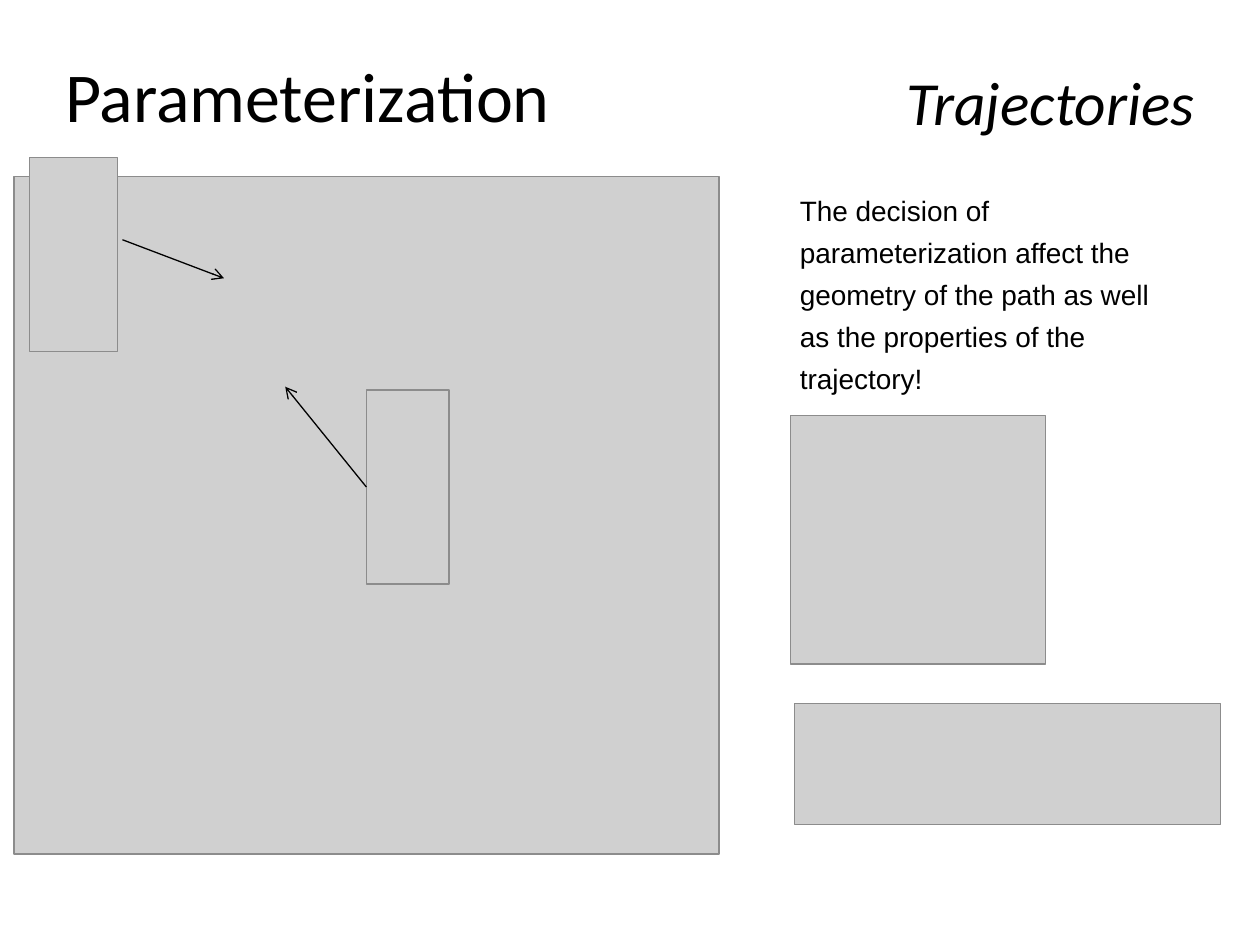
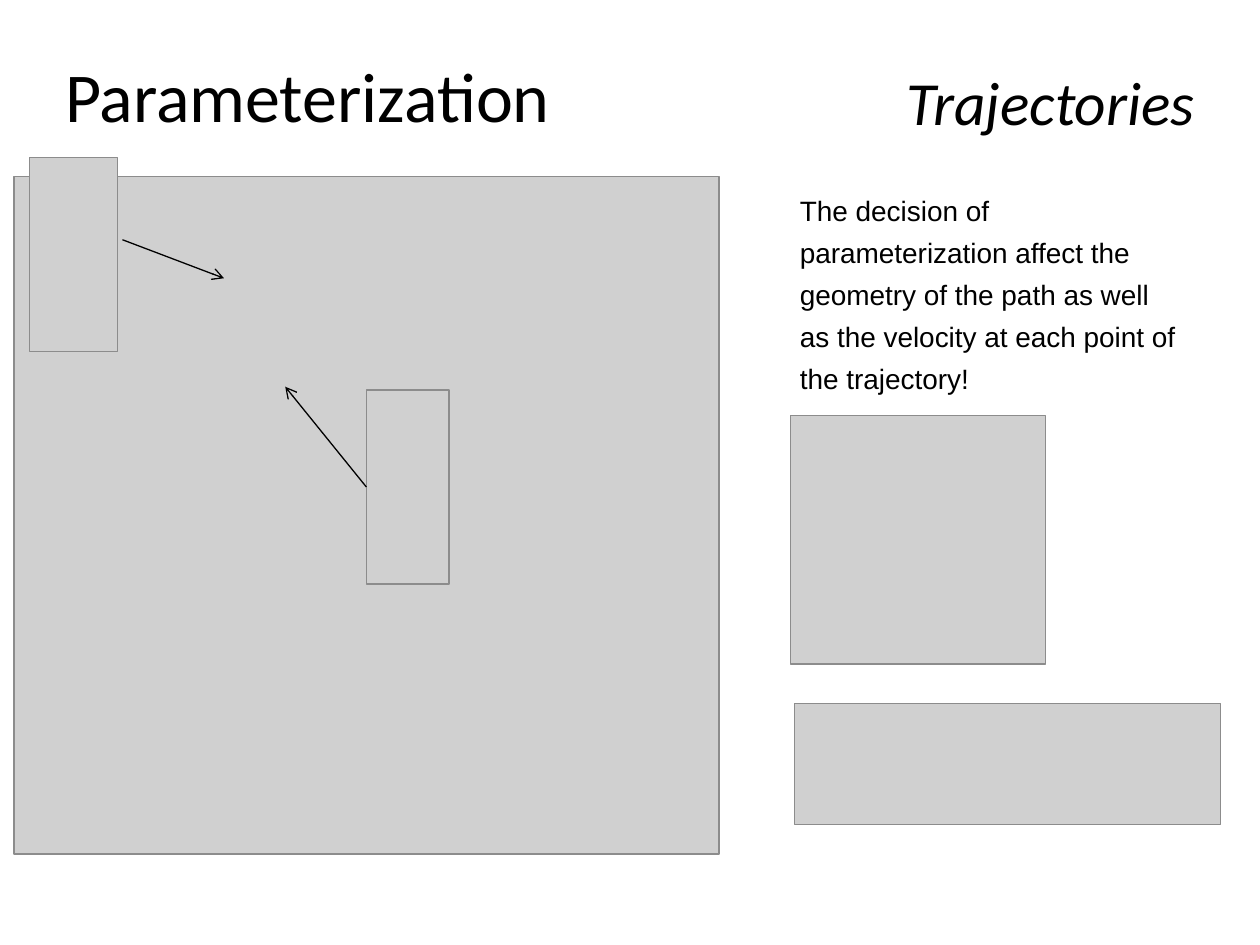
Before and after one commit to skye-HMI/BA-HMI, a slide deck: slide 12 of powerpoint/final_presentation.pptx (slide 10 before the commit). Drawn at 1260x945 pixels with LibreOffice and Linux fonts; fonts in the diff are those of the drawing; grey boxes stand for pictures; background and template pictures are left out. Boxes give left, top, right and bottom in pixels: in the first picture for what was removed or moved away, otherwise in the second. Text is boxed around its words. In the diff, an @@ line names an element or a change of style, - is before the commit and + after.

```diff
--- a/powerpoint/final_presentation.pptx
+++ b/powerpoint/final_presentation.pptx
@@ text at box(800, 200, 1175, 394): text changed @@
-The decision of parameterization affect the geometry of the path as well as the properties of the trajectory!
+The decision of parameterization affect the geometry of the path as well as the velocity at each point of the trajectory!
```
Also in this commit, not shown: 2 other slides changed, 2 slides added.
